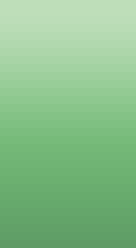
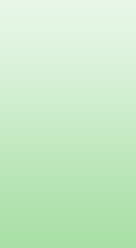
Revision of a layered 136 x 248 image; what changed, layer by layer:
added layer "Shape 1" (1st of 2) above "Shape 1 copy" over (x1=0, y1=0, x2=136, y2=248)
hid "Shape 1 copy" over (x1=0, y1=0, x2=136, y2=248)
painted on "Shape 1" (2nd of 2) over (x1=0, y1=0, x2=136, y2=248)
